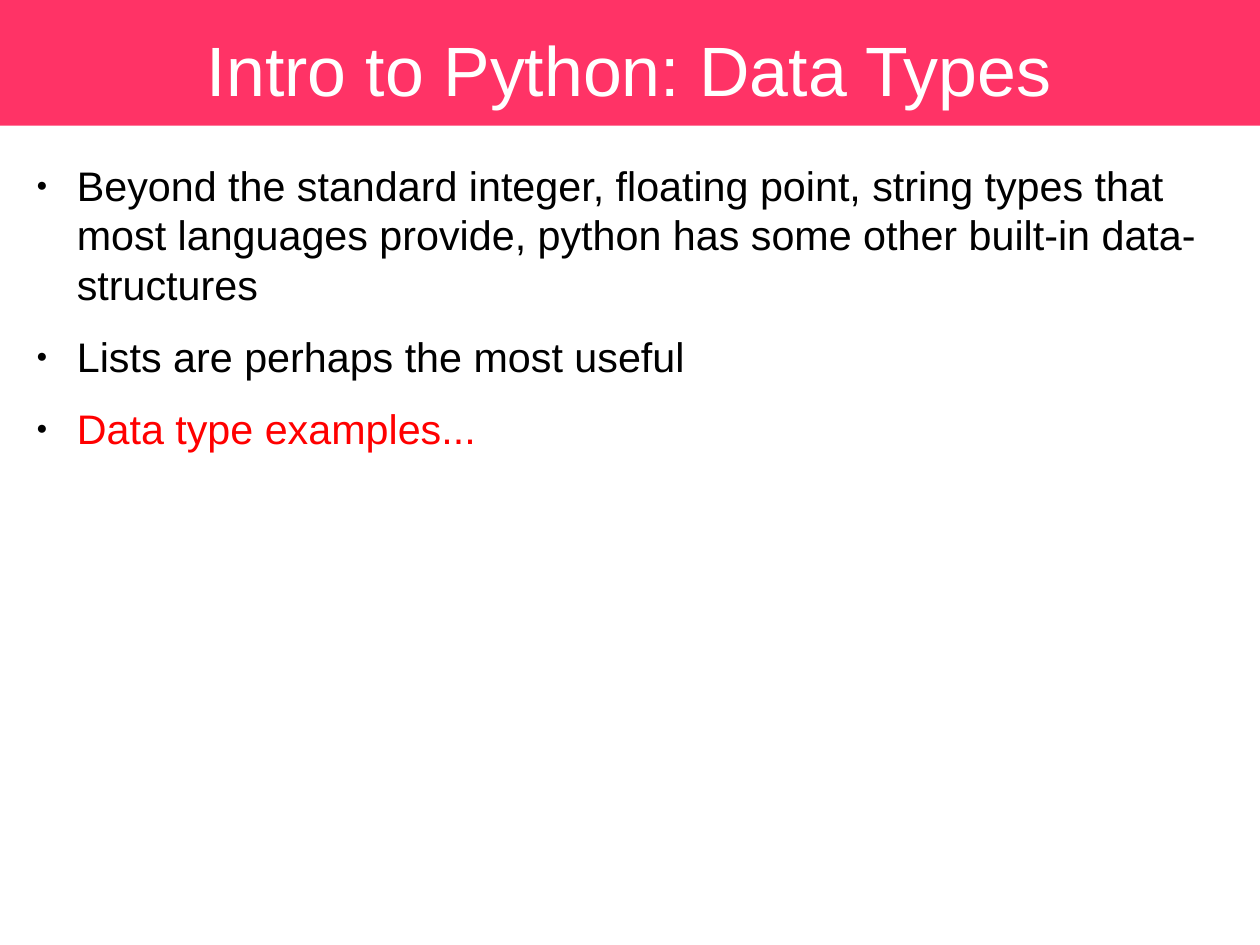
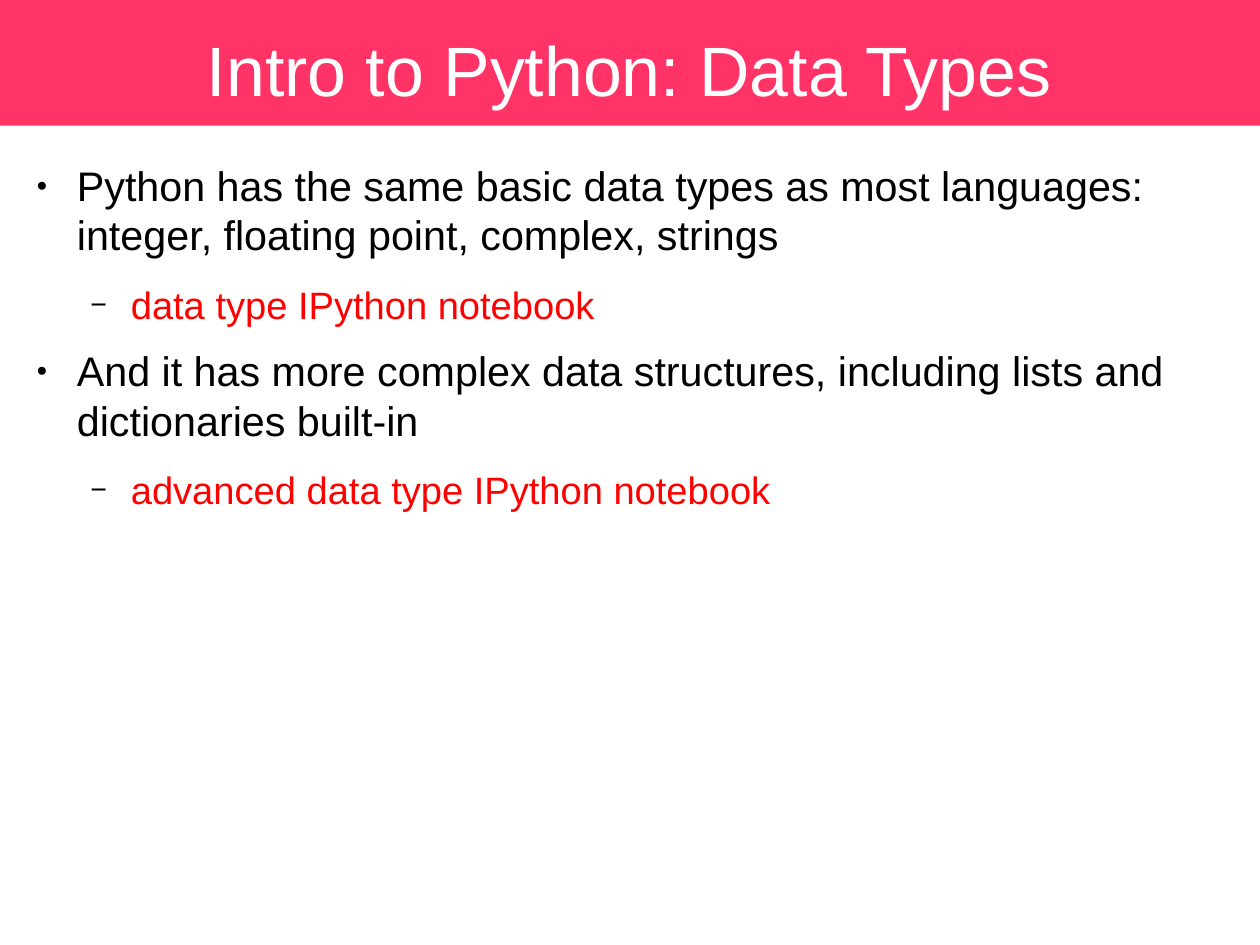
Before and after one commit to sbu-python-class/python-science, a slide deck: slide 51 of lectures/01-python/python.odp. Drawn at 1260x945 pixels with LibreOffice and Linux fonts; fonts in the diff are those of the drawing. Boxes give left, top, right and bottom in pixels: in the first picture for what was removed or moved away, otherwise in the second. Text is boxed around its words. In the diff, an @@ line names an element or a change of style, - is before the commit and + after.

```diff
--- a/lectures/01-python/python.odp
+++ b/lectures/01-python/python.odp
@@ text at (77, 171, 1164, 512): text changed @@
-● Beyond the standard integer, floating point, string types that most languages provide, python has some other built-in data-structures
-● Lists are perhaps the most useful
-● Data type examples...
+● Python has the same basic data types as most languages: integer, floating point, complex, strings
+  − data type IPython notebook
+● And it has more complex data structures, including lists and dictionaries built-in
+  − advanced data type IPython notebook
```
Also in this commit, not shown: 1 other slide changed, 1 other file.
